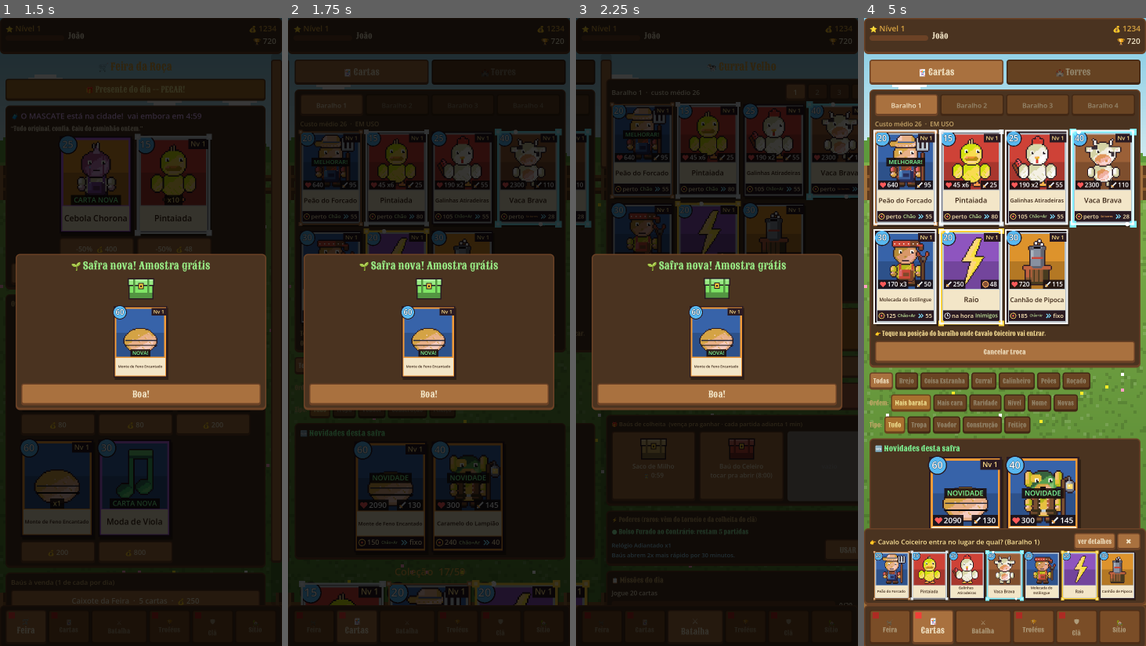
Above: before the commit, frames 1-4 (left to right).
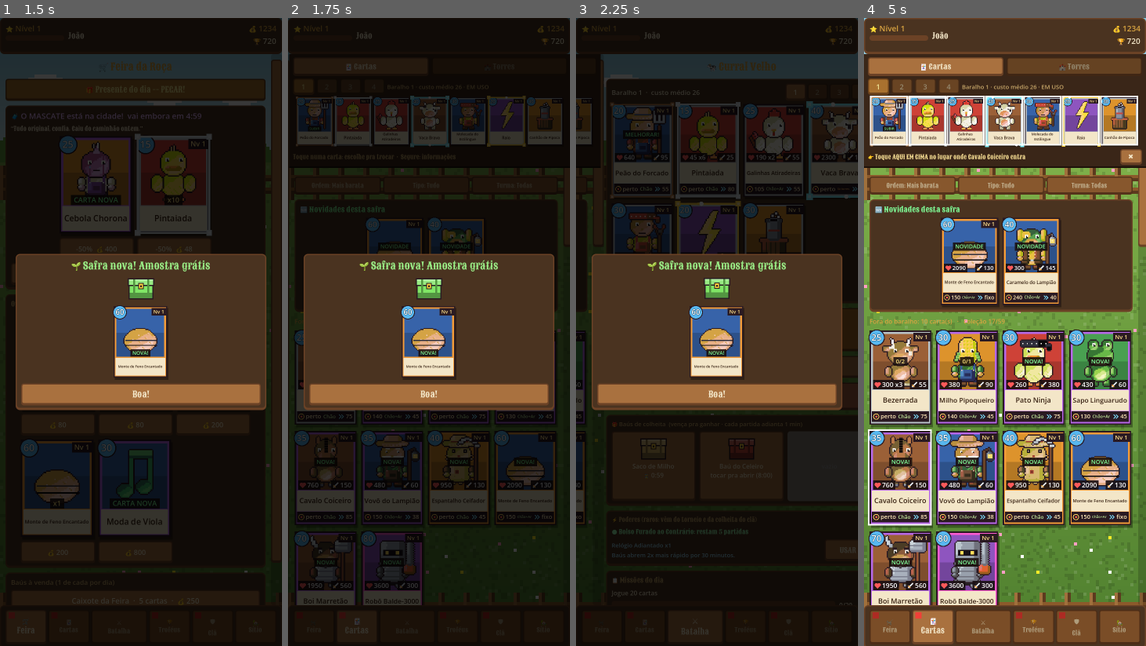
Above: after the commit, the same moments.

Repository: Generadevde/farmarena
Game: Godot game, scene res://ci/shot.tscn
Two runs of this game, one before a commit and one after it. Both use one fixed random seed, a clock stepped at 60 frames per second and the inputs below. This scene is started directly instead of the project's main scene. The engine's default icon, where the game draws it, is replaced by a stand-in: a white triangle on a blue panel in a dark square.
Inputs:
- Up to frame 1 (1.5 s): click "1" at 0.5 s; click "🎁 Presente do dia -- PEGAR!" at 1.25 s
- Up to frame 2 (1.75 s): no input
- Up to frame 3 (2.25 s): click "Todas" (after the commit: "Turma: Todas") at 2 s
- Up to frame 4 (5 s): click "1" at 2.75 s; click "200 pts Saco de Milho" at 3.5 s; click "🎬 Replays salvos" at 4.25 s

Frame 1 is identical in both runs. In frame 2, 28% of the frame differs, in the area x 0-100%, y 5-94%; in frame 3, 1.9%; in frame 4, 77%.

Commit message:
Aba Cartas refeita: baralho preso no topo, toque escolhe, segurar mostra informações compactas
- O baralho fica fixo em cima enquanto a coleção rola; toque numa carta e depois no lugar dela.
- Segurar abre as informações num quadro que cabe na tela, com Evoluir, Usar/Trocar e Voltar sempre à vista.
- Filtros numa linha só, coleção em 4 colunas e sem as cartas que já estão no baralho.
- Escolher carta não refaz a tela (a rolagem não pula).

Co-Authored-By: Claude Fable 5.2 <noreply@anthropic.com>
Claude-Session: https://claude.ai/code/session_01F2c9wwKpd4XWAaAeM55Dzi

Diff:
--- a/Scripts/hub.gd
+++ b/Scripts/hub.gd
@@ -114,6 +114,20 @@
 		scroll.add_child(margin)
 		_pages.append(box)
 
+	# doca do baralho: fica PRESA no topo da aba Cartas (não rola junto)
+	_deck_dock = PanelContainer.new()
+	var dsb = StyleBoxFlat.new()
+	dsb.bg_color = Color("#3a2618")
+	dsb.border_color = Color("#1e120a")
+	dsb.border_width_bottom = 4
+	dsb.content_margin_left = 10
+	dsb.content_margin_right = 10
+	dsb.content_margin_top = 8
+	dsb.content_margin_bottom = 8
+	_deck_dock.add_theme_stylebox_override("panel", dsb)
+	_deck_dock.theme = ThemeBuilder.game_theme
+	_pages_root.add_child(_deck_dock)
+
 	var bar = PanelContainer.new()
 	bar.set_anchors_preset(Control.PRESET_BOTTOM_WIDE)
 	bar.offset_top = -BAR_H
@@ -150,7 +164,10 @@
 	size = get_viewport_rect().size
 	var w = _w()
 	var h = size.y - TOP_H - BAR_H
-	for i in _pages_root.get_child_count():
+	if is_instance_valid(_deck_dock):
+		_deck_dock.position = Vector2(w, 0)
+		_deck_dock.size = Vector2(w, _deck_dock.get_combined_minimum_size().y)
+	for i in _pages.size():
 		var sc: Control = _pages_root.get_child(i)
 		sc.position = Vector2(i * w, 0)
 		sc.size = Vector2(w, h)
@@ -755,96 +772,132 @@
 	_queue_refresh()
 
 
-func _build_cartas(box: Node):
+var _deck_dock: PanelContainer
+var _col_views: Dictionary = {}   # carta -> CardView da coleção (pra marcar a escolhida sem refazer a tela)
+
+
+## monta a doca fixa: troca Cartas/Torres, os 4 baralhos e as 7 cartas do
+## baralho sempre à vista. É nela que você toca pra pôr a carta escolhida.
+func _build_dock():
+	if !is_instance_valid(_deck_dock):
+		return
+	for c in _deck_dock.get_children():
+		_deck_dock.remove_child(c)
+		c.queue_free()
 	_drop_targets.clear()
+	var col = VBoxContainer.new()
+	col.add_theme_constant_override("separation", 6)
+	_deck_dock.add_child(col)
 	var switch = HBoxContainer.new()
 	switch.add_theme_constant_override("separation", 8)
-	box.add_child(switch)
+	col.add_child(switch)
 	var names = ["🃏 Cartas", "🏰 Torres"]
 	for i in 2:
-		var sb = _button(names[i], _set_cards_view.bind(i), 22)
+		var sb = _button(names[i], _set_cards_view.bind(i), 19)
 		sb.size_flags_horizontal = Control.SIZE_EXPAND_FILL
-		sb.custom_minimum_size.y = 64
+		sb.custom_minimum_size.y = 48
 		sb.modulate = Color(1, 1, 1) if i == _cards_view else Color(0.6, 0.58, 0.54)
 		switch.add_child(sb)
+	if _cards_view == 0:
+		var head = HBoxContainer.new()
+		head.add_theme_constant_override("separation", 6)
+		col.add_child(head)
+		for i in Progresso.DECK_SLOTS:
+			var b = _button(str(i + 1), _view_deck.bind(i), 18)
+			b.custom_minimum_size = Vector2(54, 42)
+			b.modulate = Color(1, 1, 0.75) if i == _deck_slot else Color(0.62, 0.6, 0.56)
+			head.add_child(b)
+		var is_active = _deck_slot == Progresso.active_deck()
+		var il = _label("Baralho %d · custo médio %.0f%s" % [_deck_slot + 1, Progresso.deck_average_cost(_deck_slot), " · EM USO" if is_active else ""], 15, ThemeBuilder.COLOR_STAT_LABEL)
+		il.size_flags_horizontal = Control.SIZE_EXPAND_FILL
+		il.clip_text = true
+		head.add_child(il)
+		if !is_active:
+			var ub = _button("Usar este", _pick_active_deck.bind(_deck_slot), 15)
+			ub.custom_minimum_size.y = 42
+			head.add_child(ub)
+		var row = HBoxContainer.new()
+		row.alignment = BoxContainer.ALIGNMENT_CENTER
+		row.add_theme_constant_override("separation", 4)
+		col.add_child(row)
+		var deck = Progresso.deck_cards(_deck_slot)
+		for i in deck.size():
+			var cv = CardView.make(deck[i], 94)
+			if Progresso.can_upgrade(deck[i]):
+				cv.badge = "SUBIR"
+				cv.badge_color = Color(0.5, 1, 0.6)
+			cv.set_selected(_pending_card != null or _pending_index == i)
+			cv.tapped.connect(_on_deck_slot_tapped.bind(i))
+			cv.held.connect(_show_card_popup.bind(i))
+			row.add_child(cv)
+			_drop_targets.append([cv, i])
+		var hint_row = HBoxContainer.new()
+		col.add_child(hint_row)
+		var hint = "Toque numa carta: escolhe pra trocar  ·  Segure: informações"
+		var active = false
+		if _pending_card != null:
+			hint = "👉 Toque AQUI EM CIMA no lugar onde %s entra" % _pending_card.card_name
+			active = true
+		elif _pending_index != -1 and _pending_index < deck.size():
+			hint = "👉 Toque na carta da coleção que entra no lugar de %s" % deck[_pending_index].card_name
+			active = true
+		var hl = _label(hint, 15, Color(1, 0.9, 0.6) if active else ThemeBuilder.COLOR_STAT_LABEL)
+		hl.size_flags_horizontal = Control.SIZE_EXPAND_FILL
+		hl.clip_text = true
+		hl.custom_minimum_size.y = 40
+		hl.vertical_alignment = VERTICAL_ALIGNMENT_CENTER
+		hint_row.add_child(hl)
+		if active:
+			var xb = _button("✖", _clear_selection, 17)
+			xb.custom_minimum_size = Vector2(56, 40)
+			hint_row.add_child(xb)
+	_deck_dock.size = Vector2(_w(), _deck_dock.get_combined_minimum_size().y)
+
+
+## marca/desmarca a carta escolhida SEM refazer a tela (a rolagem não pula)
+func _refresh_selection():
+	_build_dock()
+	for c in _col_views:
+		if is_instance_valid(_col_views[c]):
+			_col_views[c].set_selected(_pending_card == c)
+
+
+func _clear_selection():
+	_cancel_placing()
+	_refresh_selection()
+
+
+func _build_cartas(box: Node):
+	_col_views.clear()
+	_build_dock()
+	# espaço do tamanho da doca, pra primeira linha não ficar escondida atrás dela
+	var spacer = Control.new()
+	spacer.custom_minimum_size.y = (_deck_dock.get_combined_minimum_size().y if is_instance_valid(_deck_dock) else 0.0) - 4.0
+	spacer.mouse_filter = Control.MOUSE_FILTER_IGNORE
+	box.add_child(spacer)
 	if _cards_view == 1:
-		_build_place_bar()
 		_build_torres(box)
 		return
-	# baralhos
-	var deck_panel = _panel(box)
-	var head = HBoxContainer.new()
-	head.add_theme_constant_override("separation", 6)
-	deck_panel.add_child(head)
-	for i in Progresso.DECK_SLOTS:
-		var b = _button("Baralho %d" % (i + 1), _view_deck.bind(i), 17)
-		b.size_flags_horizontal = Control.SIZE_EXPAND_FILL
-		b.modulate = Color(1, 1, 1) if i == _deck_slot else Color(0.62, 0.6, 0.56)
-		head.add_child(b)
-	var is_active = _deck_slot == Progresso.active_deck()
-	var info = HBoxContainer.new()
-	deck_panel.add_child(info)
-	var il = _label("Custo médio %.0f%s" % [Progresso.deck_average_cost(_deck_slot), "  ·  EM USO" if is_active else ""], 16, ThemeBuilder.COLOR_STAT_LABEL)
-	il.size_flags_horizontal = Control.SIZE_EXPAND_FILL
-	info.add_child(il)
-	if !is_active:
-		info.add_child(_button("Usar este", _pick_active_deck.bind(_deck_slot), 16))
-	var g = _grid(deck_panel, 4)
-	var deck = Progresso.deck_cards(_deck_slot)
-	for i in deck.size():
-		var v = CardView.make(deck[i], 160, true)
-		if Progresso.can_upgrade(deck[i]):
-			v.badge = "MELHORAR!"
-			v.badge_color = Color(0.5, 1, 0.6)
-		v.set_selected(_pending_card != null or _pending_index == i)
-		v.tapped.connect(_on_deck_slot_tapped.bind(i))
-		g.add_child(v)
-		_drop_targets.append([v, i])
-	var hint = "Toque em qualquer carta (do baralho ou da coleção) pra ver as informações, melhorar e trocar. Ou SEGURE o dedo e arraste direto pro lugar."
-	if _pending_card != null:
-		hint = "👉 Toque na posição do baralho onde %s vai entrar." % _pending_card.card_name
-	elif _pending_index != -1:
-		hint = "👉 Agora toque na carta da coleção que vai entrar no lugar."
-	deck_panel.add_child(_wrap(hint, 15, Color(1, 0.9, 0.6) if (_pending_card != null or _pending_index != -1) else ThemeBuilder.COLOR_STAT_LABEL))
-	if _pending_card != null or _pending_index != -1:
-		deck_panel.add_child(_button("Cancelar troca", _cancel_placing_and_refresh, 16))
-
-	# filtro por turma
-	var chips = HFlowContainer.new()
-	chips.add_theme_constant_override("h_separation", 6)
-	box.add_child(chips)
-	var all_b = _button("Todas", _set_filter.bind(""), 15)
-	all_b.custom_minimum_size.y = 44
-	all_b.modulate = Color(1, 1, 1) if _filter_turma == "" else Color(0.62, 0.6, 0.56)
-	chips.add_child(all_b)
+
+	# filtros: 3 botões numa linha só (cada toque passa pro próximo)
+	var frow = HBoxContainer.new()
+	frow.add_theme_constant_override("separation", 6)
+	box.add_child(frow)
+	var turma_names: Array = [""]
 	for n in CustomContent.all_nations():
-		if n == null:
-			continue
-		var cb = _button(n.nation_name, _set_filter.bind(n.nation_name), 15)
-		cb.custom_minimum_size.y = 44
-		cb.modulate = n.color.lightened(0.35) if _filter_turma == n.nation_name else Color(0.62, 0.6, 0.56)
-		chips.add_child(cb)
-
-	# ordem + filtro por tipo
-	var sort_row = HFlowContainer.new()
-	sort_row.add_theme_constant_override("h_separation", 6)
-	box.add_child(sort_row)
-	sort_row.add_child(_label("Ordem:", 15, ThemeBuilder.COLOR_STAT_LABEL))
-	for i in SORT_NAMES.size():
-		var ob = _button(SORT_NAMES[i], _set_sort.bind(i), 15)
-		ob.custom_minimum_size.y = 44
-		ob.modulate = Color(1, 1, 0.75) if _sort_mode == i else Color(0.62, 0.6, 0.56)
-		sort_row.add_child(ob)
-	var kind_row = HFlowContainer.new()
-	kind_row.add_theme_constant_override("h_separation", 6)
-	box.add_child(kind_row)
-	kind_row.add_child(_label("Tipo:", 15, ThemeBuilder.COLOR_STAT_LABEL))
-	for i in KIND_NAMES.size():
-		var kb = _button(KIND_NAMES[i], _set_kind.bind(i), 15)
-		kb.custom_minimum_size.y = 44
-		kb.modulate = Color(1, 1, 0.75) if _filter_kind == i else Color(0.62, 0.6, 0.56)
-		kind_row.add_child(kb)
-
+		if n != null:
+			turma_names.append(n.nation_name)
+	for spec in [["Ordem: " + SORT_NAMES[_sort_mode], _set_sort.bind((_sort_mode + 1) % SORT_NAMES.size()), _sort_mode != 0],
+			["Tipo: " + KIND_NAMES[_filter_kind], _set_kind.bind((_filter_kind + 1) % KIND_NAMES.size()), _filter_kind != 0],
+			["Turma: " + (_filter_turma if _filter_turma != "" else "Todas"), _set_filter.bind(str(turma_names[(turma_names.find(_filter_turma) + 1) % turma_names.size()])), _filter_turma != ""]]:
+		var fb = _button(str(spec[0]), spec[1], 15)
+		fb.size_flags_horizontal = Control.SIZE_EXPAND_FILL
+		fb.custom_minimum_size.y = 46
+		fb.clip_text = true
+		fb.modulate = Color(1, 1, 0.75) if spec[2] else Color(0.8, 0.77, 0.72)
+		frow.add_child(fb)
+
+	var in_deck: Array = Progresso.deck_paths(_deck_slot)
 	var owned: Array = []
 	var missing: Array = []
 	for c in CardDatabase.all_cards:
@@ -855,7 +908,8 @@
 		if _filter_kind != 0 and _card_kind(c) != _filter_kind:
 			continue
 		if Progresso.is_owned(c):
-			owned.append(c)
+			if !in_deck.has(c.resource_path):
+				owned.append(c)
 		else:
 			missing.append(c)
 	owned.sort_custom(_sort_cards)
@@ -865,16 +919,16 @@
 	if !news.is_empty() and _filter_turma == "" and _filter_kind == 0:
 		var np = _panel(box)
 		np.add_child(_label("🆕 Novidades desta safra", 19, Color(0.5, 1, 0.6)))
-		var ng = _grid(np, 3)
+		var ng = _grid(np, 4)
 		for c in news:
-			var nv = CardView.make(c, 190, true)
+			var nv = CardView.make(c, 150, true)
 			nv.show_level = Progresso.is_owned(c)
 			nv.badge = "NOVIDADE"
 			nv.badge_color = Color(0.5, 1, 0.6)
 			nv.tapped.connect(_show_card_popup)
 			ng.add_child(nv)
-	box.add_child(_title("Coleção  %d/%d" % [owned.size(), owned.size() + missing.size()]))
-	var og = _grid(box, 3)
+	box.add_child(_label("Fora do baralho: %d carta(s)   ·   coleção %d/%d" % [owned.size(), owned.size() + in_deck.size(), owned.size() + in_deck.size() + missing.size()], 16, ThemeBuilder.COLOR_GOLD))
+	var og = _grid(box, 4)
 	for c in owned:
 		var badge = ""
 		var badge_col = Color(1, 0.9, 0.5)
@@ -890,7 +944,7 @@
 		og.add_child(_collection_entry(c, false, badge, badge_col))
 	if !missing.is_empty():
 		box.add_child(_title("Ainda não encontradas"))
-		var mg = _grid(box, 3)
+		var mg = _grid(box, 4)
 		var arena_now = ArenaManager.get_player_arena()
 		for c in missing:
 			var is_locked = c.unlock_arena > arena_now
@@ -958,7 +1012,7 @@
 
 ## uma carta da coleção: grande, com os dados dentro dela
 func _collection_entry(c: CardData, missing: bool, badge: String, badge_col: Color, hide_art: bool = false) -> Control:
-	var v = CardView.make(c, 214, true)
+	var v = CardView.make(c, 162, true)
 	v.locked = hide_art
 	v.show_level = !missing
 	if badge == "" and !missing:
@@ -970,8 +1024,10 @@
 	if missing:
 		v.tapped.connect(_show_card_popup)
 	else:
+		# toque = escolhe pra trocar (o baralho está sempre em cima); segurar = informações
 		v.tapped.connect(_on_collection_tapped)
-		v.held.connect(_begin_drag)
+		v.held.connect(_show_card_popup)
+		_col_views[c] = v
 	return v
 
 
@@ -1032,39 +1088,6 @@
 	if is_instance_valid(_place_bar):
 		_place_bar.queue_free()
 	_place_bar = null
-	if _pending_card == null:
-		return
-	var p = PanelContainer.new()
-	p.set_anchors_preset(Control.PRESET_BOTTOM_WIDE)
-	p.grow_vertical = Control.GROW_DIRECTION_BEGIN
-	p.offset_bottom = -BAR_H
-	add_child(p)
-	_place_bar = p
-	var v = VBoxContainer.new()
-	p.add_child(v)
-	var head = HBoxContainer.new()
-	v.add_child(head)
-	var l = _label("👉 %s entra no lugar de qual? (Baralho %d)" % [_pending_card.card_name, _deck_slot + 1], 17, Color(1, 0.9, 0.6))
-	l.size_flags_horizontal = Control.SIZE_EXPAND_FILL
-	l.clip_text = true
-	head.add_child(l)
-	var more = _button("ver detalhes", _show_card_popup.bind(_pending_card), 15)
-	more.custom_minimum_size.y = 44
-	head.add_child(more)
-	var cancel = _button("✖", _cancel_placing_and_refresh, 18)
-	cancel.custom_minimum_size = Vector2(60, 44)
-	head.add_child(cancel)
-	var row = HBoxContainer.new()
-	row.alignment = BoxContainer.ALIGNMENT_CENTER
-	row.add_theme_constant_override("separation", 4)
-	v.add_child(row)
-	var deck = Progresso.deck_cards(_deck_slot)
-	for i in deck.size():
-		var cv = CardView.make(deck[i], 92)
-		cv.show_level = false
-		cv.tapped.connect(_on_deck_slot_tapped.bind(i))
-		row.add_child(cv)
-		_drop_targets.append([cv, i])
 
 
 func _view_deck(i: int):
@@ -1097,12 +1120,13 @@
 		_cancel_placing()
 		_queue_refresh()
 		return
-	if _pending_index != -1:
-		_cancel_placing()
-		_queue_refresh()
+	if _pending_index == index:
+		_clear_selection()
 		return
-	# toque numa carta do baralho = informações + melhorar + trocar
-	_show_card_popup(_card, index)
+	# toque numa carta do baralho = escolhe ELA pra sair; depois toque na que entra
+	_pending_index = index
+	Sfx.play("carta")
+	_refresh_selection()
 
 
 func _on_collection_tapped(card: CardData):
@@ -1111,9 +1135,11 @@
 		_cancel_placing()
 		_queue_refresh()
 		return
-	# toque = abre a descrição (lá tem o botão "Usar no baralho"); pra ir direto, segure e arraste
-	_cancel_placing()
-	_show_card_popup(card)
+	# toque = escolhe a carta; agora é só tocar no lugar dela no baralho lá em cima
+	_pending_card = null if _pending_card == card else card
+	_pending_index = -1
+	Sfx.play("carta")
+	_refresh_selection()
 
 
 # ---------------------------------------------------------------- popup de carta
@@ -1213,18 +1239,25 @@
 ## quanto sobe no próximo nível
 func _stat_tile(grid: Node, label_text: String, value: String, plus: String = ""):
 	var p = PanelContainer.new()
-	p.custom_minimum_size = Vector2(292, 0)
+	p.custom_minimum_size = Vector2(198, 0)
 	grid.add_child(p)
 	var v = VBoxContainer.new()
 	v.add_theme_constant_override("separation", 0)
 	p.add_child(v)
-	v.add_child(_label(label_text, 14, ThemeBuilder.COLOR_STAT_LABEL))
+	var name_l = _label(label_text, 12, ThemeBuilder.COLOR_STAT_LABEL)
+	name_l.add_theme_font_override("font", ThemeDB.fallback_font)
+	name_l.clip_text = true
+	v.add_child(name_l)
 	var h = HBoxContainer.new()
-	h.add_theme_constant_override("separation", 8)
+	h.add_theme_constant_override("separation", 6)
 	v.add_child(h)
-	h.add_child(_label(value, 21))
+	var val_l = _label(value, 18)
+	val_l.add_theme_font_override("font", ThemeDB.fallback_font)
+	h.add_child(val_l)
 	if plus != "":
-		h.add_child(_label(plus, 17, Color(0.5, 1.0, 0.55)))
+		var plus_l = _label(plus, 15, Color(0.5, 1.0, 0.55))
+		plus_l.add_theme_font_override("font", ThemeDB.fallback_font)
+		h.add_child(plus_l)
 
 
 static func _speed_name(sp: float) -> String:
@@ -1312,11 +1345,24 @@
 	var owned = Progresso.is_owned(card) and level_view <= 0
 	if level_view <= 0:
 		Progresso.clear_new(card)
-	var v = _popup(640, true)
+	var outer = _popup(660)
 	var head = HBoxContainer.new()
 	head.add_theme_constant_override("separation", 14)
-	v.add_child(head)
-	var cv = CardView.make(card, 220, true)
+	outer.add_child(head)
+	# miolo com rolagem curta + rodapé FIXO com os botões (não precisa descer pra fechar)
+	var mid_scroll = ScrollContainer.new()
+	mid_scroll.horizontal_scroll_mode = ScrollContainer.SCROLL_MODE_DISABLED
+	mid_scroll.custom_minimum_size = Vector2(640, clampf(get_viewport_rect().size.y - 880.0, 380.0, 700.0))
+	outer.add_child(mid_scroll)
+	var v = VBoxContainer.new()
+	v.size_flags_horizontal = Control.SIZE_EXPAND_FILL
+	v.add_theme_constant_override("separation", 8)
+	v.set_meta("overlay", outer.get_meta("overlay"))
+	mid_scroll.add_child(v)
+	var foot = VBoxContainer.new()
+	foot.add_theme_constant_override("separation", 6)
+	outer.add_child(foot)
+	var cv = CardView.make(card, 190, true)
 	cv.locked = false
 	cv.show_level = owned or level_view > 0
 	if level_view > 0:
@@ -1348,29 +1394,29 @@
 			bar.max_value = need
 			bar.value = mini(Progresso.copies(card), need)
 			bar.show_percentage = false
-			bar.custom_minimum_size.y = 22
-			v.add_child(bar)
+			bar.custom_minimum_size.y = 18
+			foot.add_child(bar)
 			var missing: Array = []
 			if Progresso.copies(card) < need:
 				missing.append("faltam %d cópia(s)" % (need - Progresso.copies(card)))
 			if PlayerProfile.coins < Progresso.upgrade_cost(card):
 				missing.append("faltam 💰 %d" % (Progresso.upgrade_cost(card) - PlayerProfile.coins))
-			var up = _button("⬆ MELHORAR pro nível %d   (%d/%d cópias · 💰 %d)" % [lv + 1, Progresso.copies(card), need, Progresso.upgrade_cost(card)], _upgrade.bind(card, v, deck_index), 19)
+			var up = _button("⬆ EVOLUIR pro nível %d   (%d/%d cópias · 💰 %d)" % [lv + 1, Progresso.copies(card), need, Progresso.upgrade_cost(card)], _upgrade.bind(card, v, deck_index), 19)
 			up.disabled = !Progresso.can_upgrade(card)
 			if !up.disabled:
 				up.modulate = Color(0.7, 1.0, 0.7)
-			v.add_child(up)
-			if !missing.is_empty():
-				v.add_child(_label("Pra melhorar: " + " e ".join(missing), 15, Color(1, 0.8, 0.55)))
+			elif !missing.is_empty():
+				up.text = "⬆ Evoluir pro nível %d: %s" % [lv + 1, " e ".join(missing)]
+			foot.add_child(up)
 		else:
-			v.add_child(_label("⭐ Nível máximo!", 18, ThemeBuilder.COLOR_GOLD))
+			foot.add_child(_label("⭐ Nível máximo!", 18, ThemeBuilder.COLOR_GOLD))
 
 	# números em quadradinhos (em verde, o ganho do próximo nível)
 	var mult = PlayerProfile.compute_stat_multiplier(lv)
 	var next_mult = PlayerProfile.compute_stat_multiplier(lv + 1) if can_level else mult
 	if can_level:
 		v.add_child(_label("Números no nível %d   (em verde: o que ganha no nível %d)" % [lv, lv + 1], 14, ThemeBuilder.COLOR_STAT_LABEL))
-	var g = _grid(v, 2)
+	var g = _grid(v, 3)
 	_fill_stat_tiles(g, card, mult, next_mult)
 	var target_line = _target_text(card)
 	if target_line != "":
@@ -1410,21 +1456,28 @@
 		hist.add_child(_wrap("Na temporada: ainda sem partidas registradas.", 15, ThemeBuilder.COLOR_STAT_LABEL))
 	hist.add_child(_wrap("Libera na Arena %d (%s)" % [maxi(1, card.unlock_arena), ArenaManager.get_arena_info(maxi(1, card.unlock_arena)).get("name", "")], 15, ThemeBuilder.COLOR_STAT_LABEL))
 
+	var btn_row = HBoxContainer.new()
+	btn_row.add_theme_constant_override("separation", 8)
+	foot.add_child(btn_row)
 	if owned:
 		if deck_index >= 0:
-			var sw = _button("🔁 Trocar esta carta do baralho", _begin_swap.bind(deck_index, v), 20)
+			var sw = _button("🔁 Trocar", _begin_swap.bind(deck_index, v), 20)
+			sw.size_flags_horizontal = Control.SIZE_EXPAND_FILL
 			sw.modulate = Color(1.0, 0.92, 0.6)
-			v.add_child(sw)
+			btn_row.add_child(sw)
 		elif !Progresso.deck_paths(_deck_slot).has(card.resource_path):
-			var use_b = _button("➕ Usar no Baralho %d" % (_deck_slot + 1), _begin_place.bind(card, v), 22)
+			var use_b = _button("➕ Usar no baralho", _begin_place.bind(card, v), 20)
+			use_b.size_flags_horizontal = Control.SIZE_EXPAND_FILL
 			use_b.modulate = Color(1.0, 0.92, 0.6)
-			v.add_child(use_b)
+			btn_row.add_child(use_b)
 	elif level_view > 0:
 		var mine_text = "Você tem esta carta no nível %d." % Progresso.level(card) if Progresso.is_owned(card) else "Você ainda não tem esta carta."
-		v.add_child(_wrap("Números no nível %d, como %s usa.  %s" % [lv, whose, mine_text], 16, Color(1, 0.85, 0.5)))
+		v.add_child(_wrap("Números no nível %d, como %s usa.  %s" % [lv, whose, mine_text], 15, Color(1, 0.85, 0.5)))
 	else:
-		v.add_child(_wrap("Você ainda não tem esta carta. Ela aparece nos baús e na Feira a partir da Arena %d." % maxi(1, card.unlock_arena), 16, Color(1, 0.85, 0.5)))
-	v.add_child(_button("Fechar", _close.bind(v)))
+		v.add_child(_wrap("Você ainda não tem esta carta. Ela aparece nos baús e na Feira a partir da Arena %d." % maxi(1, card.unlock_arena), 15, Color(1, 0.85, 0.5)))
+	var back_b = _button("Voltar", _close.bind(v), 20)
+	back_b.size_flags_horizontal = Control.SIZE_EXPAND_FILL
+	btn_row.add_child(back_b)
 
 
 func _begin_swap(index: int, popup_box: Node):
--- a/ci/shot.gd
+++ b/ci/shot.gd
@@ -163,9 +163,18 @@
 		n.queue_free()
 	hub._go_tab(1)
 	await get_tree().create_timer(0.3).timeout
-	hub._on_deck_slot_tapped(Progresso.deck_cards(0)[0], 0)
+	hub._show_card_popup(Progresso.deck_cards(0)[0], 0)
 	await get_tree().create_timer(0.4).timeout
 	await _shot("carta_baralho")
+	for n in get_tree().get_nodes_in_group("hub_popup"):
+		n.queue_free()
+	var pick_c = Progresso.owned_cards().filter(func(c): return !Progresso.deck_paths(0).has(c.resource_path))
+	if !pick_c.is_empty():
+		hub._on_collection_tapped(pick_c[0])
+	hub._pages_root.get_child(1).scroll_vertical = 500
+	await get_tree().create_timer(0.4).timeout
+	await _shot("doca")
+	hub._clear_selection()
 	for n in get_tree().get_nodes_in_group("hub_popup"):
 		n.queue_free()
 	hub._show_safra()
